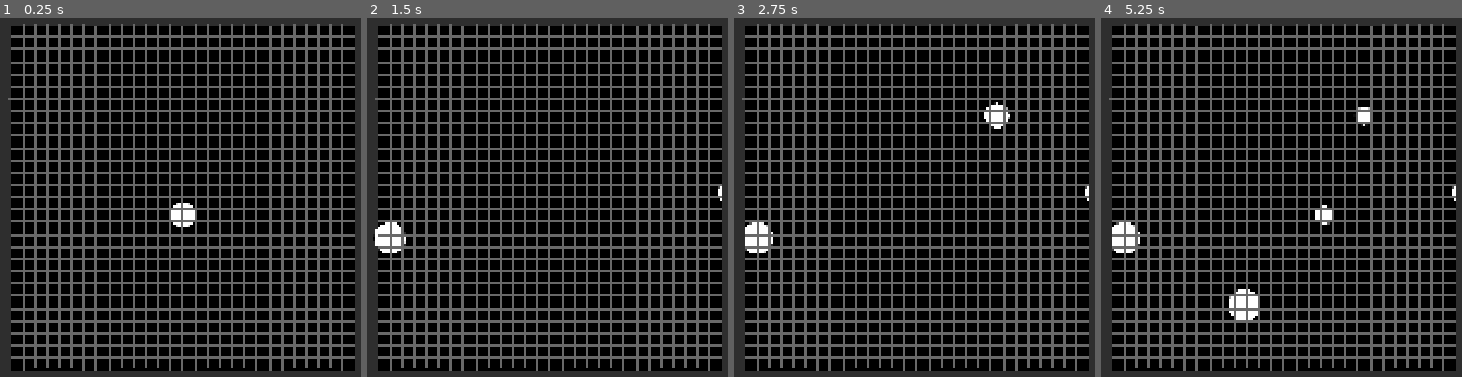
Above: before the commit, frames 1-4 (left to right).
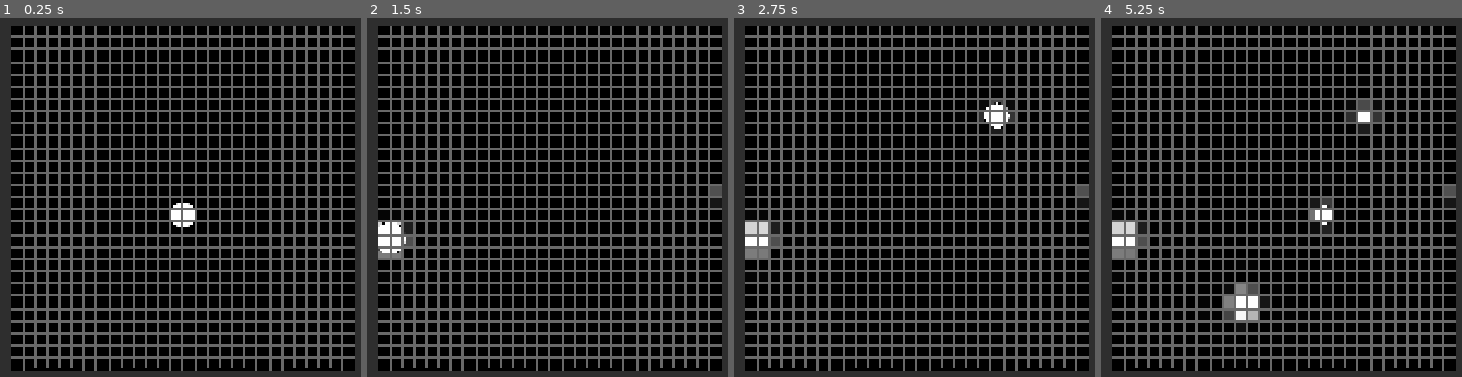
Above: after the commit, the same moments.

Repository: ADOGamedev/AI-Digit-Recognizer
Game: Godot game, scene res://scenes/paint_widget_controller.tscn
The game is run twice, just before and just after one commit, with the same random seed, the same clock (stepped at 60 frames per second) and the same inputs. The project has no main scene, so this scene is started directly.
Inputs (mouse positions are in pixels of both pictures, inside the frame that each line leads up to):
- Up to frame 1 (0.25 s): no input
- Up to frame 2 (1.5 s): tap Enter at 0.5 s; move the mouse to (724, 193) at 0.52 s; tap Mouse wheel down (mouse_wheel_down) at 0.6 s; click (724, 193) at 0.67 s; tap Mouse wheel up (mouse_wheel_up) at 0.8, 1.35 s; tap Space at 1.25 s; move the mouse to (388, 236) at 1.27 s; click (388, 236) at 1.42 s
- Up to frame 3 (2.75 s): tap Mouse wheel down (mouse_wheel_down) at 1.55, 2.1 s; tap Enter at 2 s; move the mouse to (997, 114) at 2.02 s; click (997, 114) at 2.17 s; tap Mouse wheel up (mouse_wheel_up) at 2.3 s
- Up to frame 4 (5.25 s): tap Space at 2.75, 4.25 s; move the mouse to (1245, 305) at 2.77 s; tap Mouse wheel up (mouse_wheel_up) at 2.85, 3.8, 4.35 s; click (1245, 305) at 2.92 s; tap Mouse wheel down (mouse_wheel_down) at 3.05, 3.6, 4.55, 5.1 s; tap Enter at 3.5 s; move the mouse to (outside the picture) at 3.52 s; click (outside the picture) at 3.67 s; move the mouse to (outside the picture) at 4.27 s; click (outside the picture) at 4.42 s; move the mouse to (1324, 215) at 5.02 s; click (1324, 215) at 5.17 s

The runs differ from the first frame. In frame 1, less than 0.1% of the frame differs, in the area x 2-96%, y 1-23%; in frame 2, 0.5%; in frame 3, 0.8%; in frame 4, 1.6%, in the area x 2-99%, y 1-85%.

Commit message:
Little optimization

Diff:
--- a/scenes/paint_widget.tscn
+++ b/scenes/paint_widget.tscn
@@ -32,7 +32,6 @@
 stretch_mode = 5
 
 [node name="compressed_image" type="TextureRect" parent="CenterContainer" unique_id=808307503]
-visible = false
 z_index = 1
 texture_filter = 1
 layout_mode = 2
@@ -43,5 +42,6 @@
 
 [node name="overlay" type="Control" parent="CenterContainer" unique_id=1000074024]
 z_index = 2
+clip_contents = true
 layout_mode = 2
 script = ExtResource("2_m0ngg")
--- a/src/paint_widget/paint_widget.gd
+++ b/src/paint_widget/paint_widget.gd
@@ -24,39 +24,33 @@
 	var brush_secondary_color := Color.BLACK
 
 var DARK_COLOR_CONFIG = ColorConfig.new(Color.BLACK, Color.WHITE, Color.BLACK)
-
 var curr_color_config = DARK_COLOR_CONFIG
 
 var image: Image
-var compressed_image : Image
-
-@export var brush_size_ratio = 2. / MNIST_DATASET_IMAGE_SIZE
+var compressed_image: Image
+
+@export var brush_size_ratio = 2.0 / MNIST_DATASET_IMAGE_SIZE
 @onready var brush_size = image_node.size.y * brush_size_ratio
 @export var BRUSH_SIZE_RATIO_INCREMENT = 0.02
 
-var min_brush_size_ratio : float
+var min_brush_size_ratio: float
 var MAX_BRUSH_SIZE_RATIO = 0.3
-
-
-var brush_pixels = []
 
 var prev_mouse_pos = null
 var curr_color = Color.WHITE
 
 @export var grid_visible = false
+
+var _image_dirty := false
+var _overlay_dirty := false
 
 
 func _ready() -> void:
 	init_compressed_image()
 	_rebuild_canvas()
-
-	min_brush_size_ratio = 1 / image_node.size.y
-	brush_size_ratio = 2. / MNIST_DATASET_IMAGE_SIZE
+	min_brush_size_ratio = 1.0 / image_node.size.y
+	brush_size_ratio = 2.0 / MNIST_DATASET_IMAGE_SIZE
 	brush_size = image_node.size.y * brush_size_ratio
-
-	print(brush_size_ratio)
-	print(image_node.size.y)
-	print(brush_size)
 
 
 func _notification(what: int) -> void:
@@ -69,7 +63,7 @@
 	if canvas_size <= 0 or !overlay:
 		return
 
-	var new_size = 	Vector2(canvas_size, canvas_size)
+	var new_size = Vector2(canvas_size, canvas_size)
 
 	image_node.custom_minimum_size = new_size
 	image_node.size = new_size
@@ -82,22 +76,26 @@
 
 	image = Image.create(canvas_size, canvas_size, true, Image.FORMAT_RGBA8)
 	image.fill(curr_color_config.bg_color)
-
 	image_node.texture = ImageTexture.create_from_image(image)
 
-	min_brush_size_ratio = 1 / image_node.size.y
+	if !compressed_image:
+		compressed_image = Image.create(MNIST_DATASET_IMAGE_SIZE, MNIST_DATASET_IMAGE_SIZE, true, Image.FORMAT_RGBA8)
+		compressed_image_node.texture = ImageTexture.create_from_image(compressed_image)
+
+	min_brush_size_ratio = 1.0 / image_node.size.y
 	brush_size = image_node.size.y * brush_size_ratio
 
-	compute_brush_pixels()
+	_overlay_dirty = true
 
 
 func init_compressed_image() -> void:
 	compressed_image = Image.create(MNIST_DATASET_IMAGE_SIZE, MNIST_DATASET_IMAGE_SIZE, true, Image.FORMAT_RGBA8)
+	compressed_image_array.resize(MNIST_DATASET_IMAGE_SIZE)
 
 	for i in range(MNIST_DATASET_IMAGE_SIZE):
-		compressed_image_array.append([])
+		compressed_image_array[i] = []
 		compressed_image_array[i].resize(MNIST_DATASET_IMAGE_SIZE)
-		compressed_image_array[i].fill(0)
+		compressed_image_array[i].fill(0.0)
 
 	compressed_image_node.texture = ImageTexture.create_from_image(compressed_image)
 
@@ -105,24 +103,31 @@
 func _process(delta: float) -> void:
 	handle_input()
 
-	overlay.queue_redraw()
+	if _overlay_dirty:
+		overlay.queue_redraw()
+		_overlay_dirty = false
 
 	time_since_update += delta
-	if time_since_update > UPDATE_INTERVAL:
-		image_node.texture.update(image)
-		update_compressed_image()
+	if time_since_update >= UPDATE_INTERVAL:
 		time_since_update = 0.0
-
-	print(Engine.get_frames_per_second())
+		if _image_dirty:
+			image_node.texture.update(image)
+			update_compressed_image()
+			_image_dirty = false
+
+
+func _input(event: InputEvent) -> void:
+	if event is InputEventMouseMotion:
+		_overlay_dirty = true
 
 
 func handle_input() -> void:
 	if Input.is_action_just_pressed("mouse_wheel_up"):
 		update_brush_size_ratio(BRUSH_SIZE_RATIO_INCREMENT)
-		compute_brush_pixels()
+		_overlay_dirty = true
 	elif Input.is_action_just_pressed("mouse_wheel_down"):
 		update_brush_size_ratio(-BRUSH_SIZE_RATIO_INCREMENT)
-		compute_brush_pixels()
+		_overlay_dirty = true
 
 	if Input.is_mouse_button_pressed(MOUSE_BUTTON_LEFT):
 		curr_color = curr_color_config.brush_base_color
@@ -134,86 +139,54 @@
 		return
 
 	var mouse_pos = image_node.get_local_mouse_position()
-	var line_pos1 = mouse_pos
 	var line_pos2 = prev_mouse_pos if prev_mouse_pos else mouse_pos
-
-	line(line_pos1, line_pos2, curr_color)
-
+	draw_capsule(mouse_pos, line_pos2, curr_color)
 	prev_mouse_pos = mouse_pos
+	_image_dirty = true
+	_overlay_dirty = true
 
 
 func update_brush_size_ratio(increment: float) -> void:
-	brush_size_ratio = max(min_brush_size_ratio / image_node.size.y, brush_size_ratio + increment)
+	brush_size_ratio = min(MAX_BRUSH_SIZE_RATIO, max(min_brush_size_ratio, brush_size_ratio + increment))
 	brush_size = image_node.size.y * brush_size_ratio
 
 
 func update_compressed_image() -> void:
-	compressed_image = image.duplicate()
+	compressed_image.copy_from(image)
 	compressed_image.resize(MNIST_DATASET_IMAGE_SIZE, MNIST_DATASET_IMAGE_SIZE, Image.INTERPOLATE_LANCZOS)
 	compressed_image_node.texture.update(compressed_image)
-
 	update_compressed_image_array()
 
 
 func update_compressed_image_array() -> void:
+	var raw: PackedByteArray = compressed_image.get_data()
 	for y in range(MNIST_DATASET_IMAGE_SIZE):
 		for x in range(MNIST_DATASET_IMAGE_SIZE):
-			var value = compressed_image.get_pixel(x, y).r
-			compressed_image_array[y][x] = value
-
-
-func compute_brush_pixels() -> void:
-	var radius = brush_size / 2
-	var radius_antialising = radius + ANTIALISING_WIDTH if use_antialiasing else radius
-
-	brush_pixels.clear()
-	for x in range(-radius_antialising, radius_antialising + 1):
-		for y in range(-radius_antialising, radius_antialising + 1):
-			if Vector2(x, y).length() <= radius_antialising:
-				brush_pixels.append(Vector2i(x, y))
-
-
-func line(pos1: Vector2, pos2: Vector2, color: Color) -> void:
-	if !pos1 or !pos2:
-		return
-
-	draw_capsule(pos1, pos2, color)
-
-
-func paint(pos: Vector2, color: Color) -> void:
-	var ipos = Vector2i(pos)
-	var radius = brush_size / 2.
-
-	for offset in brush_pixels:
-		var pixel_pos = ipos + offset
-		var dist = offset.length()
-
-		draw_pixel(pixel_pos, radius, dist, color)
+			var idx = (y * MNIST_DATASET_IMAGE_SIZE + x) * 4
+			compressed_image_array[y][x] = raw[idx] / 255.0
 
 
 func draw_capsule(pos1: Vector2, pos2: Vector2, color: Color) -> void:
-	var radius = brush_size / 2. + ANTIALISING_WIDTH
+	var radius = brush_size / 2.0 + ANTIALISING_WIDTH
 
 	var min_x = clamp(int(min(pos1.x, pos2.x) - radius), 0, image.get_width())
 	var max_x = clamp(int(max(pos1.x, pos2.x) + radius), 0, image.get_width())
-
 	var min_y = clamp(int(min(pos1.y, pos2.y) - radius), 0, image.get_height())
 	var max_y = clamp(int(max(pos1.y, pos2.y) + radius), 0, image.get_height())
 
 	var diff_vector = pos2 - pos1
 	var diff_vector_length_squared = diff_vector.length_squared()
-
+	var use_point = diff_vector_length_squared < 0.0001
 
 	for y in range(min_y, max_y + 1):
 		for x in range(min_x, max_x + 1):
 			var pixel_pos = Vector2(x, y)
-			var p = pixel_pos - pos1
-
-			var t = clamp( p.dot(diff_vector) / diff_vector_length_squared, 0.0, 1.0)
-			var dist : float
-			if diff_vector_length_squared < 0.0001:
+			var dist: float
+			if use_point:
 				dist = pixel_pos.distance_to(pos1)
 			else:
+				var p = pixel_pos - pos1
+				var t = clamp(p.dot(diff_vector) / diff_vector_length_squared, 0.0, 1.0)
 				dist = pixel_pos.distance_to(pos1 + t * diff_vector)
 
 			if dist > radius:
@@ -221,19 +194,17 @@
 
 			draw_pixel(pixel_pos, radius, dist, color)
 
-# Radius: distance from source position to outer-most pixel
-# Dist: distance from pixel to source position
+
 func draw_pixel(pixel_pos: Vector2, radius: float, dist: float, color: Color) -> void:
 	if pixel_out_of_bounds(pixel_pos):
 		return
 
-	var color_to_set = color
-	var pixel_color = image.get_pixelv(pixel_pos)
-
+	var color_to_set: Color
 	if use_antialiasing:
 		var alpha = clamp(radius - dist, 0.0, 1.0)
-
-		color_to_set = pixel_color.lerp(color, alpha * color.a)
+		color_to_set = image.get_pixelv(pixel_pos).lerp(color, alpha * color.a)
+	else:
+		color_to_set = color
 
 	image.set_pixelv(pixel_pos, color_to_set)
 
@@ -245,12 +216,13 @@
 func clear() -> void:
 	image.fill(curr_color_config.bg_color)
 	image_node.texture.update(image)
-
-
-func set_compressed_image_visibility(visible: bool) -> void:
-	compressed_image_node.visible = visible
-	overlay.queue_redraw()
-
-func set_grid_visibility(visible: float) -> void:
-	grid_visible = visible
-	overlay.queue_redraw()
+	_image_dirty = false
+
+
+func set_compressed_image_visibility(is_visible: bool) -> void:
+	compressed_image_node.visible = is_visible
+	_overlay_dirty = true
+
+func set_grid_visibility(is_visible: float) -> void:
+	grid_visible = is_visible
+	_overlay_dirty = true
